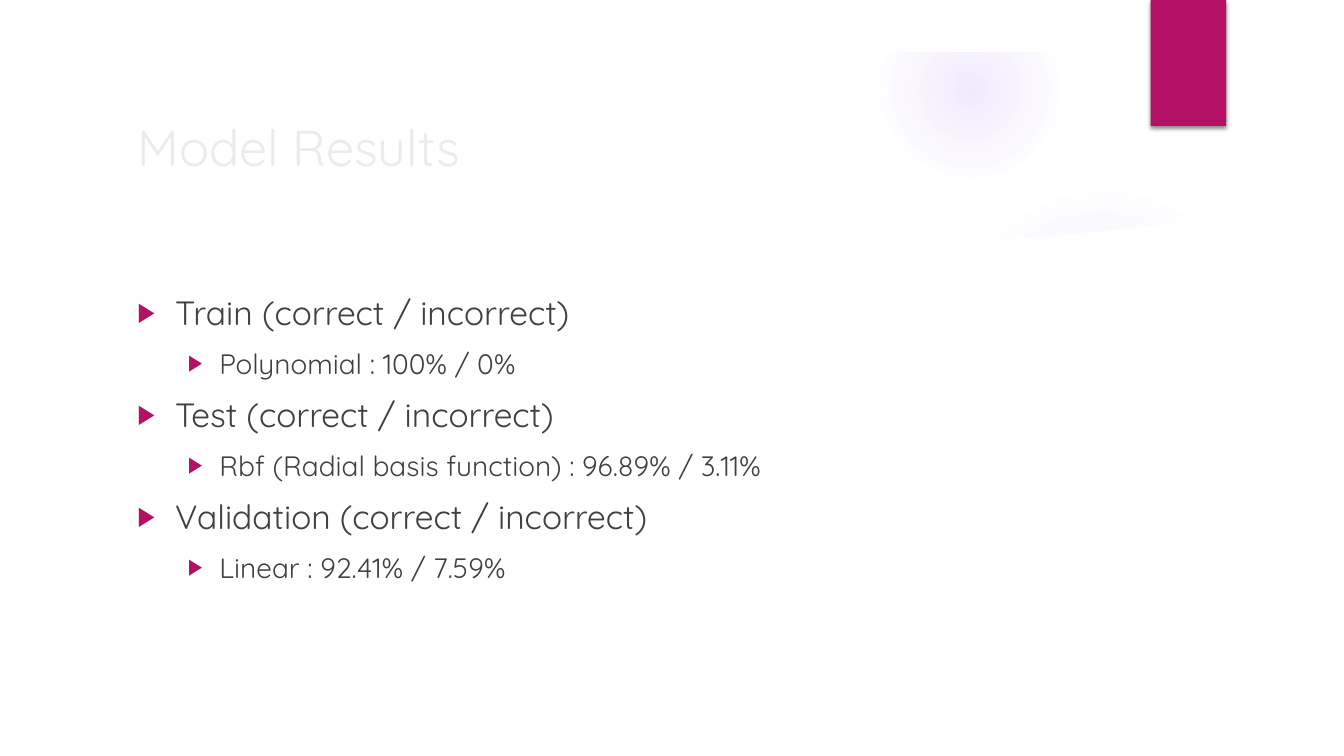
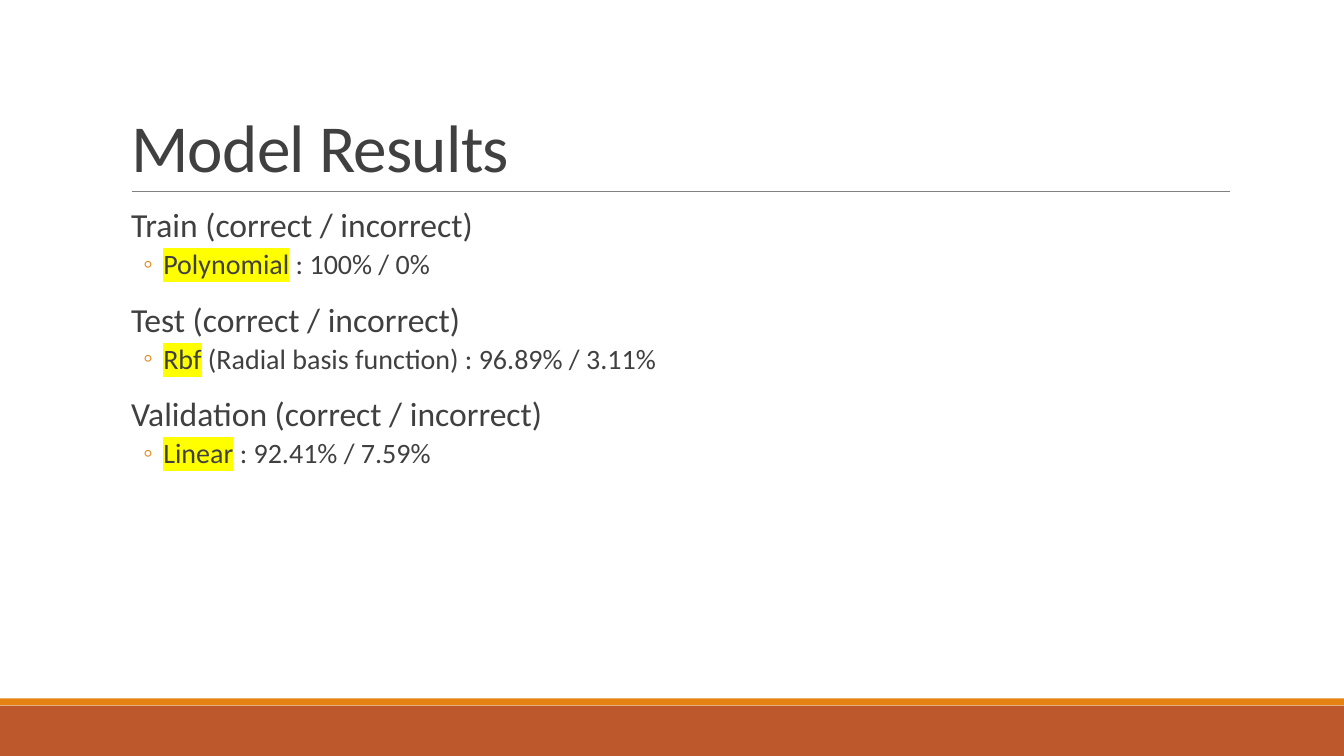
Before and after one commit to GregSimpson/SupportVectorMachine-CancerClassification, a slide deck: slide 11 of docs/gsimpson-CapstonePresentation.pptx (slide 10 before the commit). Drawn at 1344x756 pixels with LibreOffice and Linux fonts; fonts in the diff are those of the drawing; background and template pictures are left out. Boxes give left, top, right and bottom in pixels: in the first picture for what was removed or moved away, otherwise in the second. Text is boxed around its words. In the diff, an @@ line names an element or a change of style, - is before the commit and + after.

```diff
--- a/docs/gsimpson-CapstonePresentation.pptx
+++ b/docs/gsimpson-CapstonePresentation.pptx
@@ group removed at (x1=0, y1=0, x2=1344, y2=756): 5 ellipses, 3 freeform shapes @@
@@ rectangle removed at (x1=1150, y1=0, x2=1226, y2=126) @@
@@ title "Model Results" moved from (x1=127, y1=107, x2=1093, y2=185) to (x1=131, y1=125, x2=509, y2=173) @@
@@ title "Model Results" at (x1=131, y1=125, x2=509, y2=173): size 36 to 48 pt, font Quicksand to Calibri, text colour #EBEBEB to #404040, letter spacing 0 to -0.5 pt; line spacing 1 to 0.85; vertical alignment middle to bottom @@
@@ text "Train (correct / incorrect)" moved from (x1=175, y1=301, x2=761, y2=579) to (x1=131, y1=212, x2=656, y2=463) @@
@@ text "Train (correct / incorrect)" at (x1=131, y1=212, x2=656, y2=463): font Quicksand to Calibri; highlight none to #FFFF00 in "Polynomial", "Rbf", "Linear"; bullet ▶ to  ; line spacing 1 to 0.9; more space between paragraphs; bullet colour #B31166 to #E48312; bullet ▶ to ◦; less space between paragraphs @@
@@ line added from (132, 192) to (1231, 192), #808080 0.5 pt @@
@@ rectangle added at (x1=0, y1=706, x2=1344, y2=756), fill #BD582C @@
@@ rectangle added at (x1=0, y1=699, x2=1344, y2=706), fill #E48312 @@
```
Also in this commit, not shown: 10 other slides changed, 2 slides added, 1 slide removed, 3 other files.
